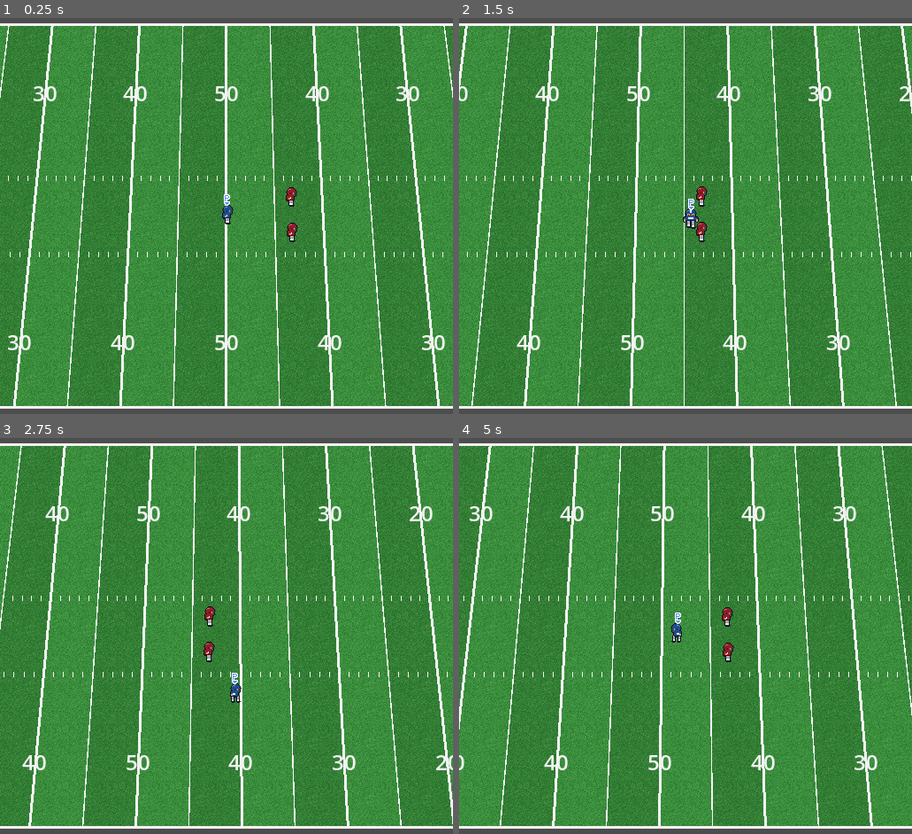
Above: before the commit, frames 1-4 (two rows, left to right).
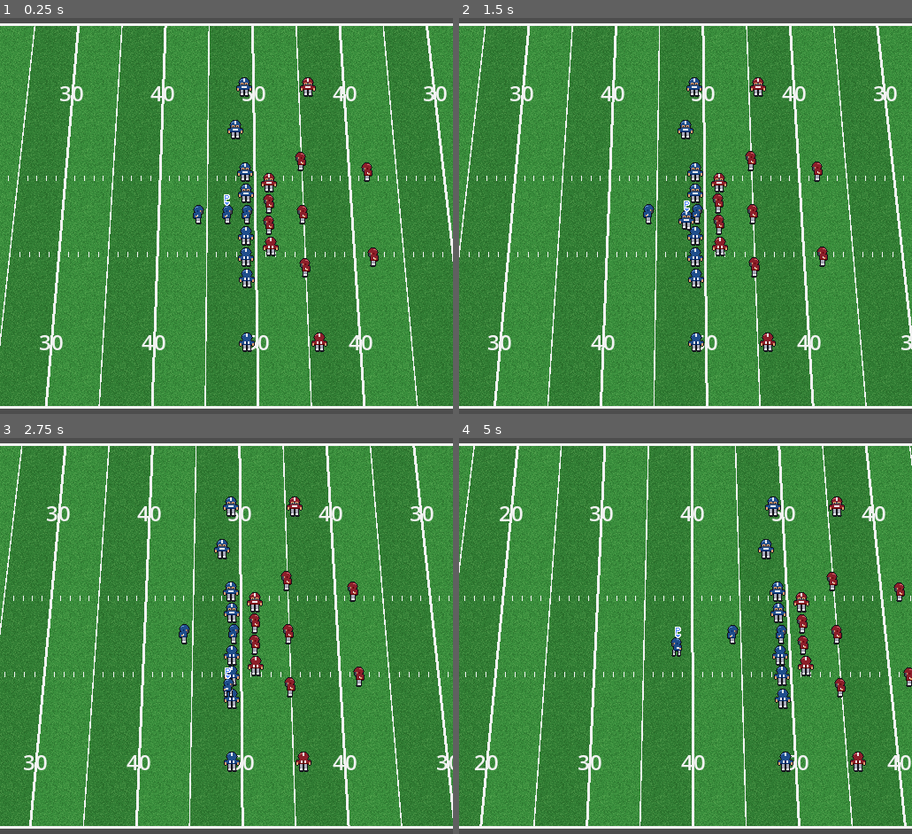
Above: after the commit, the same moments.

Repository: joaorodrigues1994/total-football
Game: Godot game, scene res://scenes/main.tscn
Two runs of this game, one before a commit and one after it. Both use one fixed random seed, a clock stepped at 60 frames per second and the inputs below.
Inputs:
- Up to frame 1 (0.25 s): no input
- Up to frame 2 (1.5 s): hold Right (ui_right) 0.53-1.28 s; hold Down (ui_down) from 1.28 s (still down)
- Up to frame 3 (2.75 s): release Down (ui_down) at 2.03 s; hold Right (ui_right) from 2.03 s (still down)
- Up to frame 4 (5 s): release Right (ui_right) at 2.78 s; hold Up (ui_up) 2.78-3.53 s; hold Left (ui_left) from 3.53 s (still down)

The runs differ from the first frame. In frame 1, 12% of the frame differs, in the area x 0-100%, y 2-98%; in frame 2, 28%; in frame 3, 13%; in frame 4, 13%.

Commit message:
Etapa 4: 22 jogadores em formacao e IA minima de olhar para a linha
Co-Authored-By: Claude Sonnet 5.5 <noreply@anthropic.com>

Diff:
--- a/scenes/main.tscn
+++ b/scenes/main.tscn
@@ -1,31 +1,18 @@
-[gd_scene load_steps=5 format=3]
+[gd_scene load_steps=4 format=3]
 
 [ext_resource type="Script" path="res://scripts/field/field.gd" id="1"]
 [ext_resource type="Script" path="res://scripts/camera/match_camera.gd" id="2"]
-[ext_resource type="PackedScene" path="res://scenes/player.tscn" id="3"]
-[ext_resource type="Script" path="res://scripts/input/human_controller.gd" id="4"]
+[ext_resource type="Script" path="res://scripts/match/match.gd" id="3"]
 
 [node name="Main" type="Node2D"]
 
-[node name="MatchCamera" type="Camera2D" parent="." node_paths=PackedStringArray("target")]
+[node name="MatchCamera" type="Camera2D" parent="."]
 position = Vector2(720, 216)
 script = ExtResource("2")
-target = NodePath("../Player")
 
 [node name="Field" type="Node2D" parent="."]
 script = ExtResource("1")
 
-[node name="Player" parent="." instance=ExtResource("3")]
-position = Vector2(720, 216)
-
-[node name="Dummy1" parent="." instance=ExtResource("3")]
-position = Vector2(800, 196)
-team = 1
-
-[node name="Dummy2" parent="." instance=ExtResource("3")]
-position = Vector2(800, 236)
-team = 1
-
-[node name="HumanController" type="Node" parent="." node_paths=PackedStringArray("controlled")]
-script = ExtResource("4")
-controlled = NodePath("../Player")
+[node name="Match" type="Node2D" parent="." node_paths=PackedStringArray("camera")]
+script = ExtResource("3")
+camera = NodePath("../MatchCamera")
--- /dev/null
+++ b/scripts/ai/look_at_spot.gd
@@ -0,0 +1,15 @@
+class_name LookAtSpot
+extends Node
+## IA mínima: jogador parado e não controlado fica virado para um ponto (a linha de scrimmage).
+## Filho do Player, para rodar depois dele no frame.
+
+var spot := Vector2.ZERO
+
+
+func _physics_process(_delta: float) -> void:
+	var player := get_parent() as Player
+	if player.is_controlled or player.velocity.length() > 1.0:
+		return
+	var to_spot := spot - player.global_position
+	if to_spot.length() > 1.0:
+		player.facing = to_spot.normalized()
--- a/scripts/entities/player.gd
+++ b/scripts/entities/player.gd
@@ -6,6 +6,7 @@
 enum Team { A, B }
 
 @export var team := Team.A
+@export var role := ""
 
 ## Indica (com o "P") que o jogador humano controla este atleta.
 var is_controlled := false:
--- /dev/null
+++ b/scripts/match/match.gd
@@ -0,0 +1,52 @@
+class_name Match
+extends Node2D
+## Monta a partida: posiciona os 22 jogadores em formação na linha de scrimmage.
+
+const PLAYER_SCENE := preload("res://scenes/player.tscn")
+
+@export var camera: MatchCamera
+## Linha de jarda da bola (0 = goal line esquerda, 100 = direita).
+@export var scrimmage_yard_line := 50.0
+
+var offense: Array[Player] = []
+var defense: Array[Player] = []
+var scrimmage_spot := Vector2.ZERO
+
+
+func _ready() -> void:
+	scrimmage_spot = Vector2(
+			FieldConstants.yard_line_to_x(scrimmage_yard_line),
+			FieldConstants.yards_to_px(FieldConstants.WIDTH_YARDS) / 2.0)
+	offense = _spawn(Formation.OFFENSE, Player.Team.A)
+	defense = _spawn(Formation.DEFENSE, Player.Team.B)
+
+	var qb := _find(offense, "QB")
+	var controller := HumanController.new()
+	controller.controlled = qb
+	add_child(controller)
+	if camera:
+		camera.target = qb
+		camera.global_position = qb.global_position
+
+
+## Time atacando para a direita; a defesa usa os mesmos offsets do outro lado da bola.
+func _spawn(slots: Array, team: Player.Team) -> Array[Player]:
+	var players: Array[Player] = []
+	for slot in slots:
+		var player: Player = PLAYER_SCENE.instantiate()
+		player.team = team
+		player.role = slot["role"]
+		player.position = scrimmage_spot + slot["pos"] * FieldConstants.PX_PER_YARD
+		add_child(player)
+		var ai := LookAtSpot.new()
+		ai.spot = scrimmage_spot
+		player.add_child(ai)
+		players.append(player)
+	return players
+
+
+func _find(players: Array[Player], role: String) -> Player:
+	for p in players:
+		if p.role == role:
+			return p
+	return null
--- /dev/null
+++ b/scripts/plays/formation.gd
@@ -0,0 +1,33 @@
+class_name Formation
+extends RefCounted
+## Formações iniciais. "pos" em jardas relativas à bola, para um time atacando para a direita:
+## x negativo = atrás da linha de scrimmage (ataque); y negativo = lado esquerdo do ataque.
+## A ordem da lista é a ordem de troca de jogador na defesa (esquerda -> direita, linha, LBs, defensive backs).
+
+const OFFENSE := [
+	{"role": "LT", "pos": Vector2(-1, -4)},
+	{"role": "LG", "pos": Vector2(-1, -2)},
+	{"role": "C", "pos": Vector2(-1, 0)},
+	{"role": "RG", "pos": Vector2(-1, 2)},
+	{"role": "RT", "pos": Vector2(-1, 4)},
+	{"role": "TE", "pos": Vector2(-1, 6)},
+	{"role": "QB", "pos": Vector2(-3, 0)},
+	{"role": "RB", "pos": Vector2(-6, 0)},
+	{"role": "WR1", "pos": Vector2(-1, -12)},
+	{"role": "WR2", "pos": Vector2(-1, 12)},
+	{"role": "WR3", "pos": Vector2(-2, -8)},
+]
+
+const DEFENSE := [
+	{"role": "LDE", "pos": Vector2(1.5, -3)},
+	{"role": "LDT", "pos": Vector2(1.5, -1)},
+	{"role": "RDT", "pos": Vector2(1.5, 1)},
+	{"role": "RDE", "pos": Vector2(1.5, 3)},
+	{"role": "LOLB", "pos": Vector2(5, -5)},
+	{"role": "MLB", "pos": Vector2(5, 0)},
+	{"role": "ROLB", "pos": Vector2(5, 5)},
+	{"role": "LCB", "pos": Vector2(6, -12)},
+	{"role": "RCB", "pos": Vector2(6, 12)},
+	{"role": "FS", "pos": Vector2(12, -4)},
+	{"role": "SS", "pos": Vector2(12, 4)},
+]
Not shown, added: scripts/ai/look_at_spot.gd.uid
Not shown, added: scripts/match/match.gd.uid
Not shown, added: scripts/plays/formation.gd.uid
